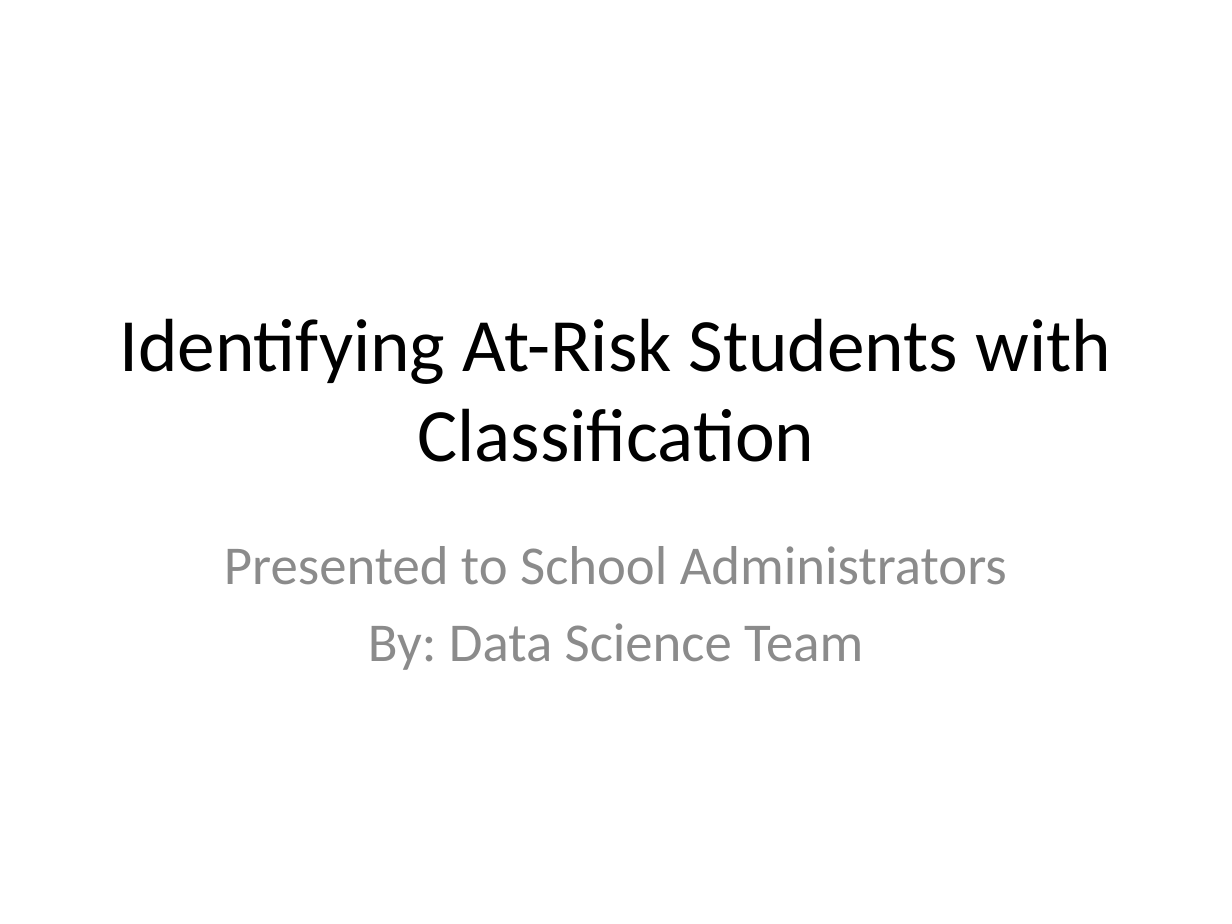
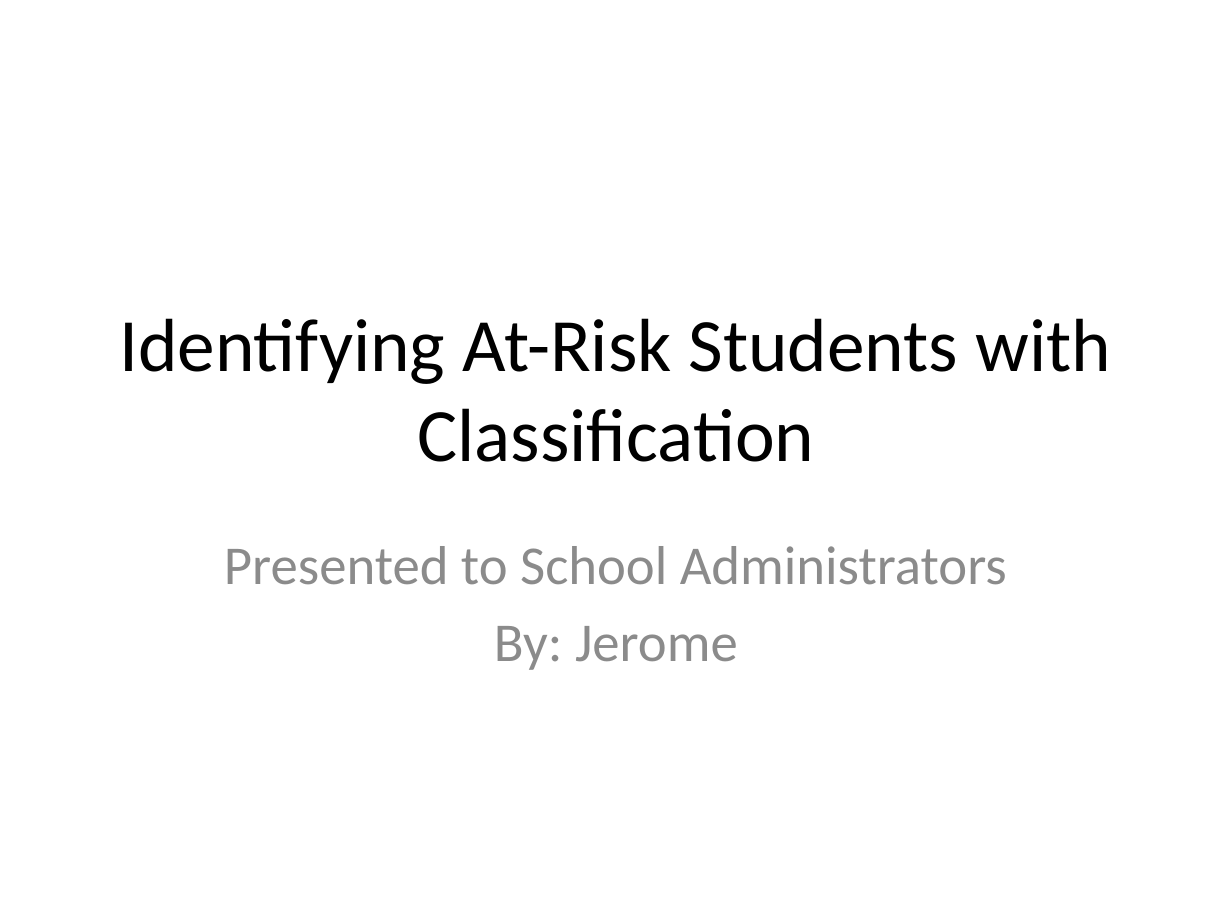
Before and after one commit to RomeC-137/ML-phase-3, a slide deck: slide 1 of Student_Performance_Classification_Presentation.pptx. Drawn at 1232x924 pixels with LibreOffice and Linux fonts; fonts in the diff are those of the drawing. Boxes give left, top, right and bottom in pixels: in the first picture for what was removed or moved away, otherwise in the second. Text is boxed around its words. In the diff, an @@ line names an element or a change of style, - is before the commit and + after.

```diff
--- a/Student_Performance_Classification_Presentation.pptx
+++ b/Student_Performance_Classification_Presentation.pptx
@@ subtitle at (x1=494, y1=626, x2=738, y2=670): text changed @@
-By: Data Science Team
+By: Jerome
```
Also in this commit, not shown: 1 other slide changed, 1 other file.
